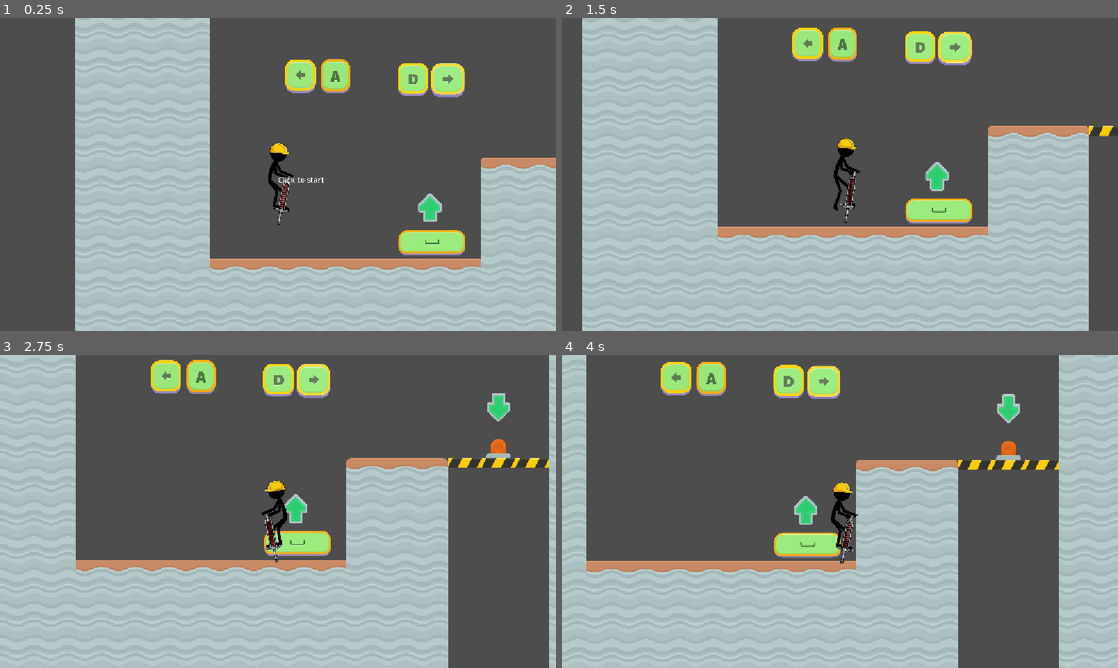
Above: before the commit, frames 1-4 (two rows, left to right).
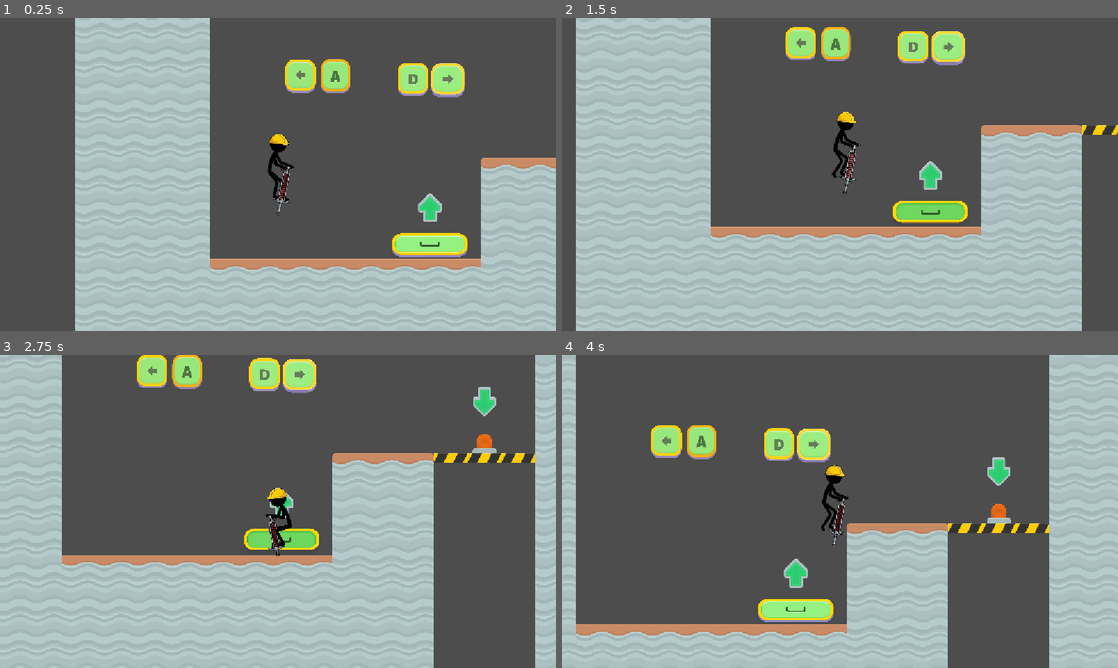
Above: after the commit, the same moments.

Repository: Ricardo646-lab/PogoPat
Game: Godot game, scene res://Scenes/Level1.tscn
Two runs of this game, one before a commit and one after it. Both use one fixed random seed, a clock stepped at 60 frames per second and the inputs below.
Inputs (mouse positions are in pixels of both pictures, inside the frame that each line leads up to):
- Up to frame 1 (0.25 s): no input
- Up to frame 2 (1.5 s): tap Enter at 0.5 s; move the mouse to (962, 158) at 0.52 s; hold Space (charge_jump) 0.53-1.28 s; hold D (move_right) from 0.53 s (still down); click (962, 158) at 0.67 s; move the mouse to (728, 190) at 1.27 s; tap Space (charge_jump) at 1.35 s; click (728, 190) at 1.42 s
- Up to frame 3 (2.75 s): tap Space (charge_jump) at 1.52, 1.82 s; move the mouse to (333, 442) at 2.02 s; release D (move_right) at 2.03 s; hold A (move_left) from 2.03 s (still down); hold Space (charge_jump) from 2.03 s (still down); click (333, 442) at 2.17 s
- Up to frame 4 (4 s): move the mouse to (812, 574) at 2.77 s; release A (move_left) at 2.78 s; release Space (charge_jump) at 2.78 s; hold D (move_right) from 2.78 s (still down); tap Space (charge_jump) at 2.85, 3.02, 3.32 s; click (812, 574) at 2.92 s; move the mouse to (1006, 558) at 3.52 s; hold Space (charge_jump) from 3.53 s (still down); click (1006, 558) at 3.67 s

The runs differ from the first frame. In frame 1, 1.4% of the frame differs, in the area x 48-85%, y 37-77%; in frame 2, 7.7%; in frame 3, 15%; in frame 4, 28%, in the area x 2-90%, y 0-100%.

Commit message:
Changes
- Click to start removed
- fixed player collision
- Added Jump buffer
- Added script to hide Tutorial inputs PC

Diff:
--- a/Scenes/Level1.tscn
+++ b/Scenes/Level1.tscn
@@ -7,11 +7,13 @@
 [ext_resource type="Texture2D" uid="uid://bp2n6cou0qgtk" path="res://Sprites/buttonright1.png" id="5_6ll4n"]
 [ext_resource type="Texture2D" uid="uid://cs8s4sxwuwf8c" path="res://Sprites/buttonjump1.png" id="6_kylad"]
 [ext_resource type="Texture2D" uid="uid://c82uy32ikc6q5" path="res://Sprites/pausebutton.png" id="7_bdlbp"]
+[ext_resource type="Script" uid="uid://gtwdnwvwhg1j" path="res://Scripts/tutorial_prompts.gd" id="8_06um6"]
 [ext_resource type="Texture2D" uid="uid://hy1kvj0ocq7g" path="res://Sprites/Akey.png" id="8_rpty4"]
 [ext_resource type="Texture2D" uid="uid://6j82vwjhbk54" path="res://Sprites/Dkey.png" id="9_6jj8j"]
-[ext_resource type="Texture2D" uid="uid://4g4c2phlosfo" path="res://Sprites/SpaceBar.png" id="10_06um6"]
 [ext_resource type="Texture2D" uid="uid://cim4aa6148wjn" path="res://Sprites/ArrowLeft.png" id="11_ubfni"]
+[ext_resource type="Texture2D" uid="uid://ggw4qn8a6vcr" path="res://Sprites/space_normal.png" id="12_6jj8j"]
 [ext_resource type="Texture2D" uid="uid://pwfjvyrar66w" path="res://Sprites/ArrowRight.png" id="12_ug0sv"]
+[ext_resource type="Texture2D" uid="uid://b1tm7r4lv8v0a" path="res://Sprites/space_pressed_no_purple.png" id="13_06um6"]
 
 [sub_resource type="TileSetAtlasSource" id="TileSetAtlasSource_dyi31"]
 texture = ExtResource("1_joc8x")
@@ -486,8 +488,9 @@
 custom_data_layer_0/type = 1
 sources/1 = SubResource("TileSetAtlasSource_dyi31")
 
-[sub_resource type="RectangleShape2D" id="RectangleShape2D_pkxqk"]
-size = Vector2(185, 528)
+[sub_resource type="CapsuleShape2D" id="CapsuleShape2D_2je8m"]
+radius = 48.0
+height = 189.33334
 
 [sub_resource type="AtlasTexture" id="AtlasTexture_dyi31"]
 atlas = ExtResource("3_slnnj")
@@ -545,6 +548,9 @@
 "speed": 10.0
 }]
 
+[sub_resource type="RectangleShape2D" id="RectangleShape2D_wqcyg"]
+size = Vector2(62.666668, 73.33334)
+
 [sub_resource type="RectangleShape2D" id="RectangleShape2D_2h8qs"]
 size = Vector2(350, 350)
 
@@ -559,6 +565,20 @@
 
 [sub_resource type="RectangleShape2D" id="RectangleShape2D_o4ewx"]
 size = Vector2(256, 79)
+
+[sub_resource type="SpriteFrames" id="SpriteFrames_ubfni"]
+animations = [{
+"frames": [{
+"duration": 1.0,
+"texture": ExtResource("12_6jj8j")
+}, {
+"duration": 3.0,
+"texture": ExtResource("13_06um6")
+}],
+"loop": 1,
+"name": &"default",
+"speed": 2.0
+}]
 
 [node name="Node2D2" type="Node2D" unique_id=1397552547]
 
@@ -566,23 +586,26 @@
 tile_map_data = PackedByteArray("AAD8/wUAAQAEAAAAAAD8/wYAAQAIAAAAAAD9/wUAAQADAAAAAAD9/wYAAQAJAAAAAAD+/wUAAQAEAAAAAAD+/w …(10512 unchanged characters)…
 tile_set = SubResource("TileSet_dmjao")
 
-[node name="Player" type="CharacterBody2D" parent="." unique_id=1333437535 node_paths=PackedStringArray("tutorial_node")]
+[node name="Player" type="CharacterBody2D" parent="." unique_id=1333437535]
 scale = Vector2(0.75, 0.75)
 script = ExtResource("2_jghel")
-tutorial_node = NodePath("../TutorialPrompts")
-
-[node name="CollisionShape2D" type="CollisionShape2D" parent="Player" unique_id=885882796]
-position = Vector2(-9.5, -1)
-shape = SubResource("RectangleShape2D_pkxqk")
+
+[node name="PlayerCollision" type="CollisionShape2D" parent="Player" unique_id=885882796]
+position = Vector2(-4, -38.666668)
+shape = SubResource("CapsuleShape2D_2je8m")
 
 [node name="AnimatedSprite2D" type="AnimatedSprite2D" parent="Player" unique_id=1463111871]
-position = Vector2(-6, 23)
+position = Vector2(-6.6666665, -28)
 sprite_frames = SubResource("SpriteFrames_wqcyg")
 animation = &"jump"
 
 [node name="Camera2D" type="Camera2D" parent="Player" unique_id=824016962]
 zoom = Vector2(0.5, 0.5)
 position_smoothing_enabled = true
+
+[node name="PogoCollision" type="CollisionShape2D" parent="Player" unique_id=1550493795]
+position = Vector2(0.6666641, 188.66667)
+shape = SubResource("RectangleShape2D_wqcyg")
 
 [node name="CanvasLayer" type="CanvasLayer" parent="Player" unique_id=9238275]
 
@@ -594,6 +617,7 @@
 offset_top = -40.0
 offset_right = 40.0
 grow_vertical = 0
+metadata/_edit_use_anchors_ = true
 
 [node name="ButtonLeft" type="TouchScreenButton" parent="Player/CanvasLayer/AnchorLinksonder" unique_id=2047167831]
 position = Vector2(-28.999998, -156)
@@ -620,6 +644,7 @@
 offset_top = -40.0
 grow_horizontal = 0
 grow_vertical = 0
+metadata/_edit_use_anchors_ = true
 
 [node name="ButtonJump" type="TouchScreenButton" parent="Player/CanvasLayer/AnchorRechtsonder" unique_id=557785277]
 position = Vector2(-273.00003, -162)
@@ -636,6 +661,7 @@
 offset_left = -40.0
 offset_bottom = 40.0
 grow_horizontal = 0
+metadata/_edit_use_anchors_ = true
 
 [node name="ButtonPause" type="TouchScreenButton" parent="Player/CanvasLayer/AnchorRechtsboven" unique_id=1111775764]
 position = Vector2(-16.000011, -1)
@@ -643,22 +669,6 @@
 texture_normal = ExtResource("7_bdlbp")
 shape = SubResource("RectangleShape2D_06um6")
 
-[node name="StartOverlay" type="ColorRect" parent="Player" unique_id=1426778120]
-anchors_preset = 15
-anchor_right = 1.0
-anchor_bottom = 1.0
-grow_horizontal = 2
-grow_vertical = 2
-color = Color(0, 0, 0, 0.6)
-
-[node name="StartLabel" type="Label" parent="Player/StartOverlay" unique_id=1277891033]
-unique_name_in_owner = true
-layout_mode = 0
-offset_right = 98.0
-offset_bottom = 23.0
-theme_override_font_sizes/font_size = 42
-text = "Click to start"
-
 [node name="FinishButton" type="Area2D" parent="." unique_id=1415671248]
 position = Vector2(1465, -116)
 
@@ -668,6 +678,7 @@
 
 [node name="TutorialPrompts" type="Node2D" parent="." unique_id=388869959]
 z_index = -1
+script = ExtResource("8_06um6")
 
 [node name="Sprite A" type="Sprite2D" parent="TutorialPrompts" unique_id=967606512]
 position = Vector2(238, -406.99997)
@@ -679,11 +690,6 @@
 scale = Vector2(0.3, 0.3)
 texture = ExtResource("9_6jj8j")
 
-[node name="Sprite Space" type="Sprite2D" parent="TutorialPrompts" unique_id=108192603]
-position = Vector2(639.00006, 283.00003)
-scale = Vector2(0.4, 0.4)
-texture = ExtResource("10_06um6")
-
 [node name="Arrow Key left" type="Sprite2D" parent="TutorialPrompts" unique_id=629909559]
 position = Vector2(93, -409.00003)
 scale = Vector2(0.3, 0.302)
@@ -694,4 +700,10 @@
 scale = Vector2(0.61299807, 0.5930266)
 texture = ExtResource("12_ug0sv")
 
+[node name="ButtonJump" type="AnimatedSprite2D" parent="TutorialPrompts" unique_id=1623366308]
+position = Vector2(629, 292)
+scale = Vector2(0.5373791, 0.48339)
+sprite_frames = SubResource("SpriteFrames_ubfni")
+autoplay = "default"
+
 [connection signal="body_entered" from="FinishButton" to="Player" method="_on_finish_button_body_entered"]
--- a/Scenes/Level2.tscn
+++ b/Scenes/Level2.tscn
@@ -581,15 +581,6 @@
 
 [node name="CanvasLayer" type="CanvasLayer" parent="Player" unique_id=1057723827]
 
-[node name="StartLabel" type="Label" parent="Player/CanvasLayer" unique_id=750291594]
-unique_name_in_owner = true
-offset_left = -1002.0
-offset_top = -406.0
-offset_right = -904.0
-offset_bottom = -383.0
-text = "Click to start"
-metadata/_edit_use_anchors_ = true
-
 [node name="AnchorLinksonder" type="Control" parent="Player/CanvasLayer" unique_id=1359891108]
 layout_mode = 3
 anchors_preset = 2
@@ -598,6 +589,7 @@
 offset_top = -40.0
 offset_right = 40.0
 grow_vertical = 0
+metadata/_edit_use_anchors_ = true
 
 [node name="ButtonLeft" type="TouchScreenButton" parent="Player/CanvasLayer/AnchorLinksonder" unique_id=98061464]
 position = Vector2(-28.999998, -156)
@@ -624,6 +616,7 @@
 offset_top = -40.0
 grow_horizontal = 0
 grow_vertical = 0
+metadata/_edit_use_anchors_ = true
 
 [node name="ButtonJump" type="TouchScreenButton" parent="Player/CanvasLayer/AnchorRechtsonder" unique_id=1740992528]
 position = Vector2(-273.00003, -162)
@@ -640,6 +633,7 @@
 offset_left = -40.0
 offset_bottom = 40.0
 grow_horizontal = 0
+metadata/_edit_use_anchors_ = true
 
 [node name="ButtonPause" type="TouchScreenButton" parent="Player/CanvasLayer/AnchorRechtsboven" unique_id=1496639810]
 position = Vector2(-16.000011, -1)
--- a/Scenes/Level3.tscn
+++ b/Scenes/Level3.tscn
@@ -2,7 +2,7 @@
 
 [ext_resource type="Texture2D" uid="uid://crjelkojdbk0w" path="res://Sprites/platformerPack_industrial_tilesheet@2.png" id="1_y6vx4"]
 [ext_resource type="Script" uid="uid://ootodj23xmnh" path="res://Scripts/character_body_2d.gd" id="2_7tk33"]
-[ext_resource type="Texture2D" uid="uid://bo18pyopytm0w" path="res://PogoSheet.png" id="3_44apn"]
+[ext_resource type="Texture2D" uid="uid://bo18pyopytm0w" path="res://Sprites/PogoSheet.png" id="3_44apn"]
 [ext_resource type="Texture2D" uid="uid://c5ovb715pqo80" path="res://Sprites/buttonleft1.png" id="4_43mlh"]
 [ext_resource type="Texture2D" uid="uid://bp2n6cou0qgtk" path="res://Sprites/buttonright1.png" id="5_cp0jt"]
 [ext_resource type="Texture2D" uid="uid://cs8s4sxwuwf8c" path="res://Sprites/buttonjump1.png" id="6_p6pjf"]
@@ -581,15 +581,6 @@
 
 [node name="CanvasLayer" type="CanvasLayer" parent="Player" unique_id=1836059734]
 
-[node name="StartLabel" type="Label" parent="Player/CanvasLayer" unique_id=1012705882]
-unique_name_in_owner = true
-offset_left = -1002.0
-offset_top = -406.0
-offset_right = -904.0
-offset_bottom = -383.0
-text = "Click to start"
-metadata/_edit_use_anchors_ = true
-
 [node name="AnchorLinksonder" type="Control" parent="Player/CanvasLayer" unique_id=371209796]
 layout_mode = 3
 anchors_preset = 2
--- a/Scenes/Level4.tscn
+++ b/Scenes/Level4.tscn
@@ -2,7 +2,7 @@
 
 [ext_resource type="Texture2D" uid="uid://crjelkojdbk0w" path="res://Sprites/platformerPack_industrial_tilesheet@2.png" id="1_fv7k0"]
 [ext_resource type="Script" uid="uid://ootodj23xmnh" path="res://Scripts/character_body_2d.gd" id="2_4w2qb"]
-[ext_resource type="Texture2D" uid="uid://bo18pyopytm0w" path="res://PogoSheet.png" id="3_glqn7"]
+[ext_resource type="Texture2D" uid="uid://bo18pyopytm0w" path="res://Sprites/PogoSheet.png" id="3_glqn7"]
 [ext_resource type="Texture2D" uid="uid://c5ovb715pqo80" path="res://Sprites/buttonleft1.png" id="4_rgu2x"]
 [ext_resource type="Texture2D" uid="uid://bp2n6cou0qgtk" path="res://Sprites/buttonright1.png" id="5_6lrky"]
 [ext_resource type="Texture2D" uid="uid://cs8s4sxwuwf8c" path="res://Sprites/buttonjump1.png" id="6_xgp81"]
@@ -580,15 +580,6 @@
 
 [node name="CanvasLayer" type="CanvasLayer" parent="Player" unique_id=1197641070]
 
-[node name="StartLabel" type="Label" parent="Player/CanvasLayer" unique_id=44939556]
-unique_name_in_owner = true
-offset_left = -1002.0
-offset_top = -406.0
-offset_right = -904.0
-offset_bottom = -383.0
-text = "Click to start"
-metadata/_edit_use_anchors_ = true
-
 [node name="AnchorLinksonder" type="Control" parent="Player/CanvasLayer" unique_id=379064518]
 layout_mode = 3
 anchors_preset = 2
--- a/Scenes/Level5.tscn
+++ b/Scenes/Level5.tscn
@@ -2,7 +2,7 @@
 
 [ext_resource type="Texture2D" uid="uid://crjelkojdbk0w" path="res://Sprites/platformerPack_industrial_tilesheet@2.png" id="1_hurp7"]
 [ext_resource type="Script" uid="uid://ootodj23xmnh" path="res://Scripts/character_body_2d.gd" id="2_qh726"]
-[ext_resource type="Texture2D" uid="uid://bo18pyopytm0w" path="res://PogoSheet.png" id="3_wik46"]
+[ext_resource type="Texture2D" uid="uid://bo18pyopytm0w" path="res://Sprites/PogoSheet.png" id="3_wik46"]
 [ext_resource type="Texture2D" uid="uid://c5ovb715pqo80" path="res://Sprites/buttonleft1.png" id="4_213sf"]
 [ext_resource type="Texture2D" uid="uid://bp2n6cou0qgtk" path="res://Sprites/buttonright1.png" id="5_rbgxu"]
 [ext_resource type="Texture2D" uid="uid://cs8s4sxwuwf8c" path="res://Sprites/buttonjump1.png" id="6_4kscp"]
@@ -580,15 +580,6 @@
 
 [node name="CanvasLayer" type="CanvasLayer" parent="Player" unique_id=1514750681]
 
-[node name="StartLabel" type="Label" parent="Player/CanvasLayer" unique_id=268770781]
-unique_name_in_owner = true
-offset_left = -1002.0
-offset_top = -406.0
-offset_right = -904.0
-offset_bottom = -383.0
-text = "Click to start"
-metadata/_edit_use_anchors_ = true
-
 [node name="AnchorLinksonder" type="Control" parent="Player/CanvasLayer" unique_id=553969733]
 layout_mode = 3
 anchors_preset = 2
--- a/Scenes/Level6.tscn
+++ b/Scenes/Level6.tscn
@@ -2,7 +2,7 @@
 
 [ext_resource type="Texture2D" uid="uid://crjelkojdbk0w" path="res://Sprites/platformerPack_industrial_tilesheet@2.png" id="1_1roct"]
 [ext_resource type="Script" uid="uid://ootodj23xmnh" path="res://Scripts/character_body_2d.gd" id="2_3qwh3"]
-[ext_resource type="Texture2D" uid="uid://bo18pyopytm0w" path="res://PogoSheet.png" id="3_17dxn"]
+[ext_resource type="Texture2D" uid="uid://bo18pyopytm0w" path="res://Sprites/PogoSheet.png" id="3_17dxn"]
 [ext_resource type="Texture2D" uid="uid://c5ovb715pqo80" path="res://Sprites/buttonleft1.png" id="4_qmg86"]
 [ext_resource type="Texture2D" uid="uid://bp2n6cou0qgtk" path="res://Sprites/buttonright1.png" id="5_sx15a"]
 [ext_resource type="Texture2D" uid="uid://cs8s4sxwuwf8c" path="res://Sprites/buttonjump1.png" id="6_egu6v"]
@@ -596,15 +596,6 @@
 
 [node name="CanvasLayer" type="CanvasLayer" parent="Player" unique_id=723424302]
 
-[node name="StartLabel" type="Label" parent="Player/CanvasLayer" unique_id=942405017]
-unique_name_in_owner = true
-offset_left = -1002.0
-offset_top = -406.0
-offset_right = -904.0
-offset_bottom = -383.0
-text = "Click to start"
-metadata/_edit_use_anchors_ = true
-
 [node name="AnchorLinksonder" type="Control" parent="Player/CanvasLayer" unique_id=1922906882]
 layout_mode = 3
 anchors_preset = 2
--- a/Scenes/Level7.tscn
+++ b/Scenes/Level7.tscn
@@ -1,7 +1,7 @@
 [gd_scene format=4 uid="uid://dgqfx6ovlrb0s"]
 
 [ext_resource type="Script" uid="uid://ootodj23xmnh" path="res://Scripts/character_body_2d.gd" id="1_lngpp"]
-[ext_resource type="Texture2D" uid="uid://bo18pyopytm0w" path="res://PogoSheet.png" id="2_8xbvk"]
+[ext_resource type="Texture2D" uid="uid://bo18pyopytm0w" path="res://Sprites/PogoSheet.png" id="2_8xbvk"]
 [ext_resource type="Texture2D" uid="uid://crjelkojdbk0w" path="res://Sprites/platformerPack_industrial_tilesheet@2.png" id="3_su3qq"]
 [ext_resource type="Texture2D" uid="uid://c5ovb715pqo80" path="res://Sprites/buttonleft1.png" id="4_g2h7k"]
 [ext_resource type="Texture2D" uid="uid://bp2n6cou0qgtk" path="res://Sprites/buttonright1.png" id="5_dvbhf"]
@@ -580,15 +580,6 @@
 
 [node name="CanvasLayer" type="CanvasLayer" parent="Player" unique_id=407154769]
 
-[node name="StartLabel" type="Label" parent="Player/CanvasLayer" unique_id=1356661909]
-unique_name_in_owner = true
-offset_left = -1002.0
-offset_top = -406.0
-offset_right = -904.0
-offset_bottom = -383.0
-text = "Click to start"
-metadata/_edit_use_anchors_ = true
-
 [node name="AnchorLinksonder" type="Control" parent="Player/CanvasLayer" unique_id=1970998114]
 layout_mode = 3
 anchors_preset = 2
--- a/Scenes/MapScene2.tscn
+++ b/Scenes/MapScene2.tscn
@@ -2,7 +2,7 @@
 
 [ext_resource type="Texture2D" uid="uid://crjelkojdbk0w" path="res://Sprites/platformerPack_industrial_tilesheet@2.png" id="1_bh87f"]
 [ext_resource type="Script" uid="uid://ootodj23xmnh" path="res://Scripts/character_body_2d.gd" id="2_q3iqc"]
-[ext_resource type="Texture2D" uid="uid://bo18pyopytm0w" path="res://PogoSheet.png" id="3_uwdje"]
+[ext_resource type="Texture2D" uid="uid://bo18pyopytm0w" path="res://Sprites/PogoSheet.png" id="3_uwdje"]
 [ext_resource type="Texture2D" uid="uid://c5ovb715pqo80" path="res://Sprites/buttonleft1.png" id="4_56h5r"]
 [ext_resource type="Texture2D" uid="uid://bp2n6cou0qgtk" path="res://Sprites/buttonright1.png" id="5_p5ptc"]
 [ext_resource type="Texture2D" uid="uid://cs8s4sxwuwf8c" path="res://Sprites/buttonjump1.png" id="6_737bs"]
@@ -580,15 +580,6 @@
 
 [node name="CanvasLayer" type="CanvasLayer" parent="Player" unique_id=796430538]
 
-[node name="StartLabel" type="Label" parent="Player/CanvasLayer" unique_id=1786455929]
-unique_name_in_owner = true
-offset_left = -1009.0
-offset_top = -524.0
-offset_right = -911.0
-offset_bottom = -501.0
-text = "Click to start"
-metadata/_edit_use_anchors_ = true
-
 [node name="AnchorLinksonder" type="Control" parent="Player/CanvasLayer" unique_id=475524107]
 layout_mode = 3
 anchors_preset = 2
--- a/Scenes/Tutorial1.tscn
+++ b/Scenes/Tutorial1.tscn
@@ -2,7 +2,7 @@
 
 [ext_resource type="Texture2D" uid="uid://crjelkojdbk0w" path="res://Sprites/platformerPack_industrial_tilesheet@2.png" id="1_0asl6"]
 [ext_resource type="Script" uid="uid://ootodj23xmnh" path="res://Scripts/character_body_2d.gd" id="2_rkdpp"]
-[ext_resource type="Texture2D" uid="uid://bo18pyopytm0w" path="res://PogoSheet.png" id="3_ppmam"]
+[ext_resource type="Texture2D" uid="uid://bo18pyopytm0w" path="res://Sprites/PogoSheet.png" id="3_ppmam"]
 [ext_resource type="Texture2D" uid="uid://ggw4qn8a6vcr" path="res://Sprites/space_normal.png" id="4_w61q6"]
 [ext_resource type="Texture2D" uid="uid://b1tm7r4lv8v0a" path="res://Sprites/space_pressed_no_purple.png" id="5_w61q6"]
 
@@ -580,15 +580,6 @@
 
 [node name="CanvasLayer" type="CanvasLayer" parent="Player" unique_id=9238275]
 
-[node name="StartLabel" type="Label" parent="Player/CanvasLayer" unique_id=1277891033]
-unique_name_in_owner = true
-offset_left = -1002.0
-offset_top = -406.0
-offset_right = -904.0
-offset_bottom = -383.0
-text = "Click to start"
-metadata/_edit_use_anchors_ = true
-
 [node name="AnchorLinksonder" type="Control" parent="Player/CanvasLayer" unique_id=1734678761]
 layout_mode = 3
 anchors_preset = 2
--- a/Scripts/character_body_2d.gd
+++ b/Scripts/character_body_2d.gd
@@ -10,7 +10,7 @@
 var gravity = ProjectSettings.get_setting("physics/2d/default_gravity")
 
 # --- Speed & Movement ---
-@export var move_speed = 500.0        # Top speed in the air
+@export var move_speed = 500.0       # Top speed in the air
 @export var air_acceleration = 2000.0
 @export var air_friction = 400.0
 @export var ground_friction = 3000.0  # Braking force on the ground
@@ -26,10 +26,11 @@
 # --- Animations & UI ---
 @onready var anim_sprite = $AnimatedSprite2D
 @onready var start_label = get_node_or_null("%StartLabel") # Crash-proof label check
+@onready var start_overlay = get_node_or_null("CanvasLayer/StartOverlay") # Donkere overlay check
 
 func _ready():
 	if start_label:
-		start_label.text = "Click to start"
+		start_label.text = "Press any key or click to start"
 
 	# --- HIDE MOBILE BUTTONS ON DESKTOP ---
 	var is_mobile = OS.has_feature("web_android") or OS.has_feature("web_ios") or OS.has_feature("android") or OS.has_feature("ios")
@@ -37,7 +38,7 @@
 	if not is_mobile:
 		var canvas = get_node_or_null("CanvasLayer")
 		if canvas:
-			# Verberg de complete anker-mappen (en daarmee dus ook de knoppen die erin zitten)
+			# Verberg de complete anker-mappen op PC
 			if canvas.has_node("AnchorLinksonder"): canvas.get_node("AnchorLinksonder").hide()
 			if canvas.has_node("AnchorRechtsonder"): canvas.get_node("AnchorRechtsonder").hide()
 			if canvas.has_node("AnchorRechtsboven"): canvas.get_node("AnchorRechtsboven").hide()
@@ -50,22 +51,29 @@
 	# Make sure the player is in the idle animation while waiting
 	anim_sprite.play("idle")
 
-# Listen for a mouse click or screen tap to start/resume, or ESC/Pause button to pause
+# Listen for keyboard input, mouse click, or screen tap to start/resume
 func _input(event):
 	# 1. Pause with the Escape key or mobile Pause button (ui_cancel)
 	if has_started and event.is_action_pressed("ui_cancel"):
 		pause_game()
 		return
 
-	# 2. Start or resume with a mouse click or screen touch
+	# 2. Start or resume met ELKE toetsaanslag, muisklik of touchscreen-tik
+	var is_key_press = event is InputEventKey and event.pressed and not event.echo
 	var is_click = event is InputEventMouseButton and event.pressed
 	var is_touch = event is InputEventScreenTouch and event.pressed
 
-	if not has_started and (is_click or is_touch):
+	if not has_started and (is_key_press or is_click or is_touch):
+		# Voorkom dat de pauze-toets (Escape) direct de game start als hij daarvoor werd ingedrukt
+		if event is InputEventKey and event.keycode == KEY_ESCAPE:
+			return
+
 		has_started = true
 
-		# Hide the start text
-		if start_label:
+		# Hide the overlay & start text
+		if start_overlay:
+			start_overlay.hide()
+		elif start_label:
 			start_label.hide()
 
 		# Start the Poki gameplay tracking
@@ -75,8 +83,10 @@
 # Function to pause the game and stop Poki tracking
 func pause_game():
 	has_started = false
+	if start_overlay:
+		start_overlay.show()
 	if start_label:
-		start_label.text = "Paused! Click to resume"
+		start_label.text = "Paused! Press any key or click to resume"
 		start_label.show()
 
 	if has_node("/root/PokiSDK"):
@@ -91,26 +101,29 @@
 	if not is_on_floor():
 		velocity.y += gravity * delta
 
-	# 2. Behavior on the ground
+	# 2. Behavior on the ground (INCLUSIEF JUMP BUFFERING - PUNT 4)
 	if is_on_floor():
 		velocity.x = move_toward(velocity.x, 0, ground_friction * delta)
 
-		# Start charging the jump
-		if Input.is_action_just_pressed("charge_jump"):
+		# Start direct met opladen als Spatie is ingedrukt (ook als je hem in de lucht al vasthield)
+		if Input.is_action_pressed("charge_jump") and not is_charging:
 			is_charging = true
 			current_jump_charge = min_jump_force
 
-		# Keep charging while the button is held down
+		# Blijf opladen zolang Spatie ingedrukt blijft
 		if Input.is_action_pressed("charge_jump") and is_charging:
 			current_jump_charge -= charge_rate * delta
 			if current_jump_charge < max_jump_force:
 				current_jump_charge = max_jump_force
 
-		# Jump when the button is released
+		# Spring wanneer Spatie wordt losgelaten
 		if Input.is_action_just_released("charge_jump") and is_charging:
 			velocity.y = current_jump_charge
 			is_charging = false
 			current_jump_charge = 0.0
+	else:
+		# Reset laad-status in de lucht om te voorkomen dat hij halverwege een sprong oplaadt
+		is_charging = false
 
 	# 3. Movement in the air
 	if not is_on_floor():
@@ -179,10 +192,12 @@
 	is_charging = false
 	current_jump_charge = 0.0
 
-	# 3. Reset the game state so the player has to click again to continue
+	# 3. Reset the game state so the player has to press a key again to continue
 	has_started = false
+	if start_overlay:
+		start_overlay.show()
 	if start_label:
-		start_label.text = "Click to start"
+		start_label.text = "Press any key or click to start"
 		start_label.show()
 	anim_sprite.play("idle")
 
--- /dev/null
+++ b/Scripts/tutorial_prompts.gd
@@ -0,0 +1,12 @@
+extends Node2D
+
+func _ready():
+	# Check of we op een mobiel apparaat draaien
+	var is_mobile = OS.has_feature("web_android") or OS.has_feature("web_ios") or OS.has_feature("android") or OS.has_feature("ios")
+
+	if is_mobile:
+
+		hide()
+	else:
+
+		show()
Not shown, added: Scripts/tutorial_prompts.gd.uid
